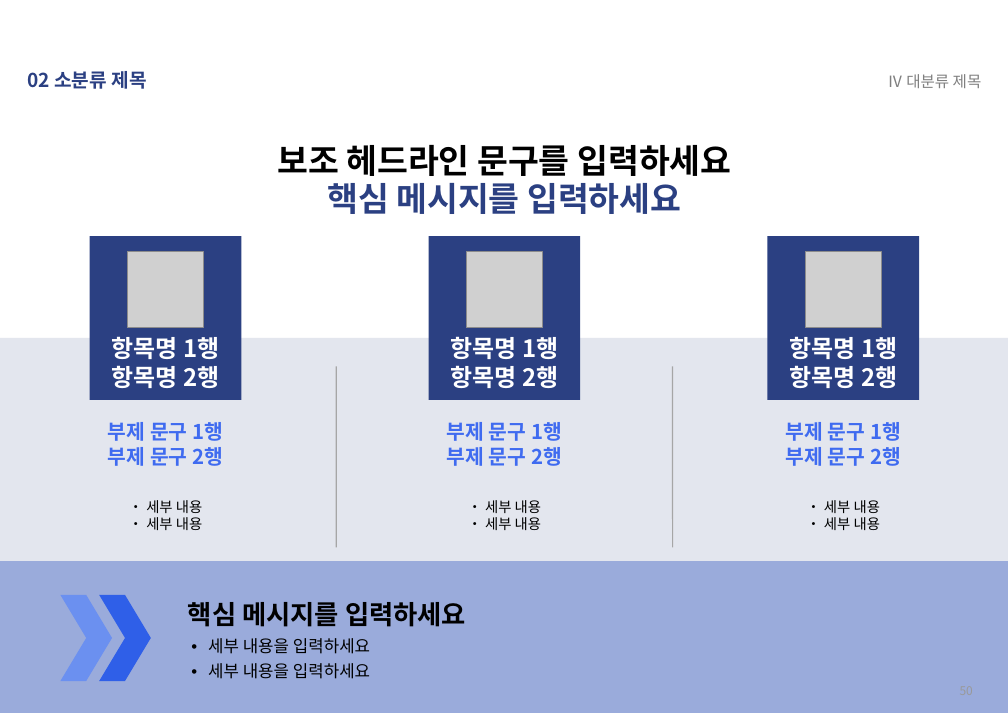
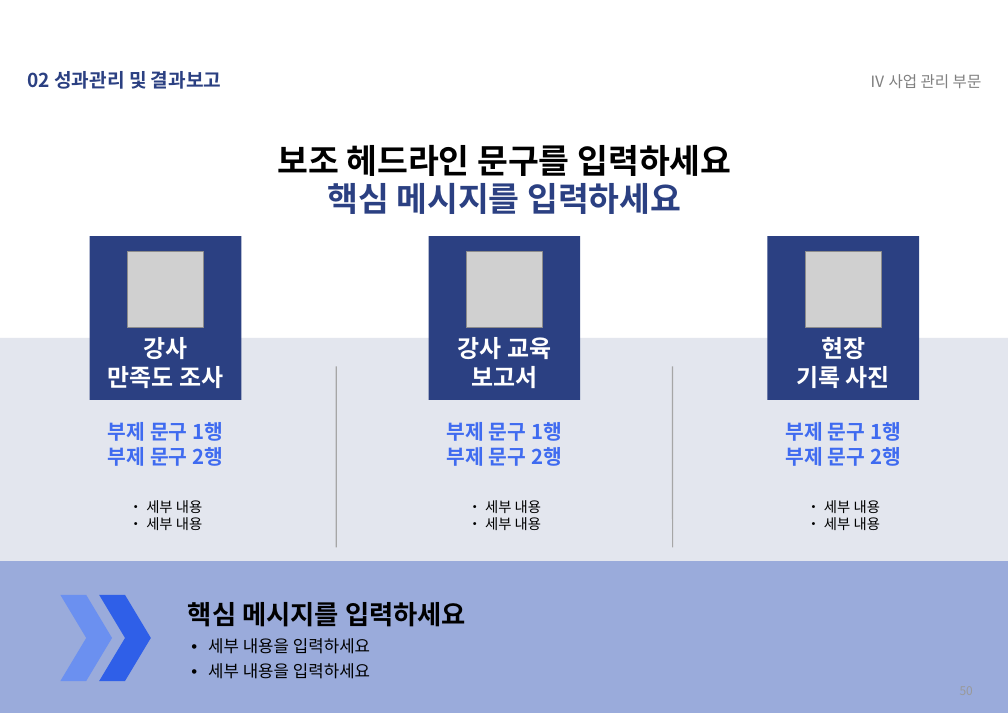
Before and after one commit to jinyor4435/-, a slide deck: slide 50 of 입찰제안서_PPT템플릿_2026SW미래채움.pptx. Drawn at 1008x713 pixels with LibreOffice and Linux fonts; fonts in the diff are those of the drawing; grey boxes stand for pictures. Boxes give left, top, right and bottom in pixels: in the first picture for what was removed or moved away, otherwise in the second. Text is boxed around its words. In the diff, an @@ line names an element or a change of style, - is before the commit and + after.

```diff
--- a/입찰제안서_PPT템플릿_2026SW미래채움.pptx
+++ b/입찰제안서_PPT템플릿_2026SW미래채움.pptx
@@ text at (28,71,221,89): text changed @@
-02 소분류 제목
+02 성과관리 및 결과보고
@@ text at (870,74,982,88): text changed @@
-Ⅳ 대분류 제목
+Ⅳ 사업 관리 부문
@@ text at (108,337,223,388): text changed @@
-항목명 1행
-항목명 2행
+강사
+만족도 조사
@@ text at (458,337,551,388): text changed @@
-항목명 1행
-항목명 2행
+강사 교육
+보고서
@@ text at (796,337,890,388): text changed @@
-항목명 1행
-항목명 2행
+현장
+기록 사진
```
Also in this commit, not shown: 41 other slides changed, 13 slides added, 13 slides removed.
